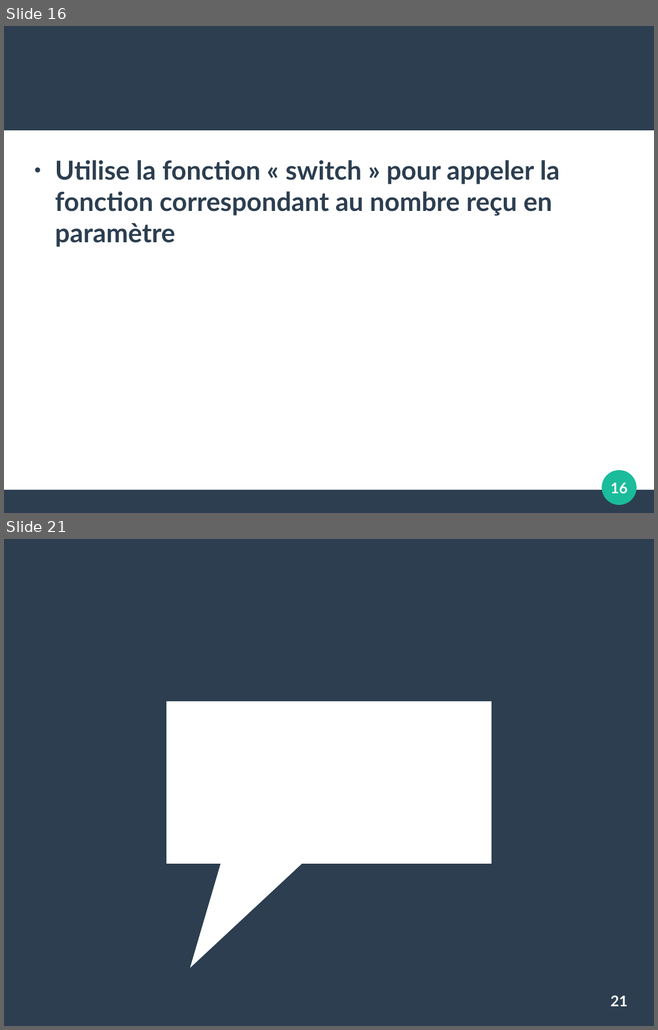
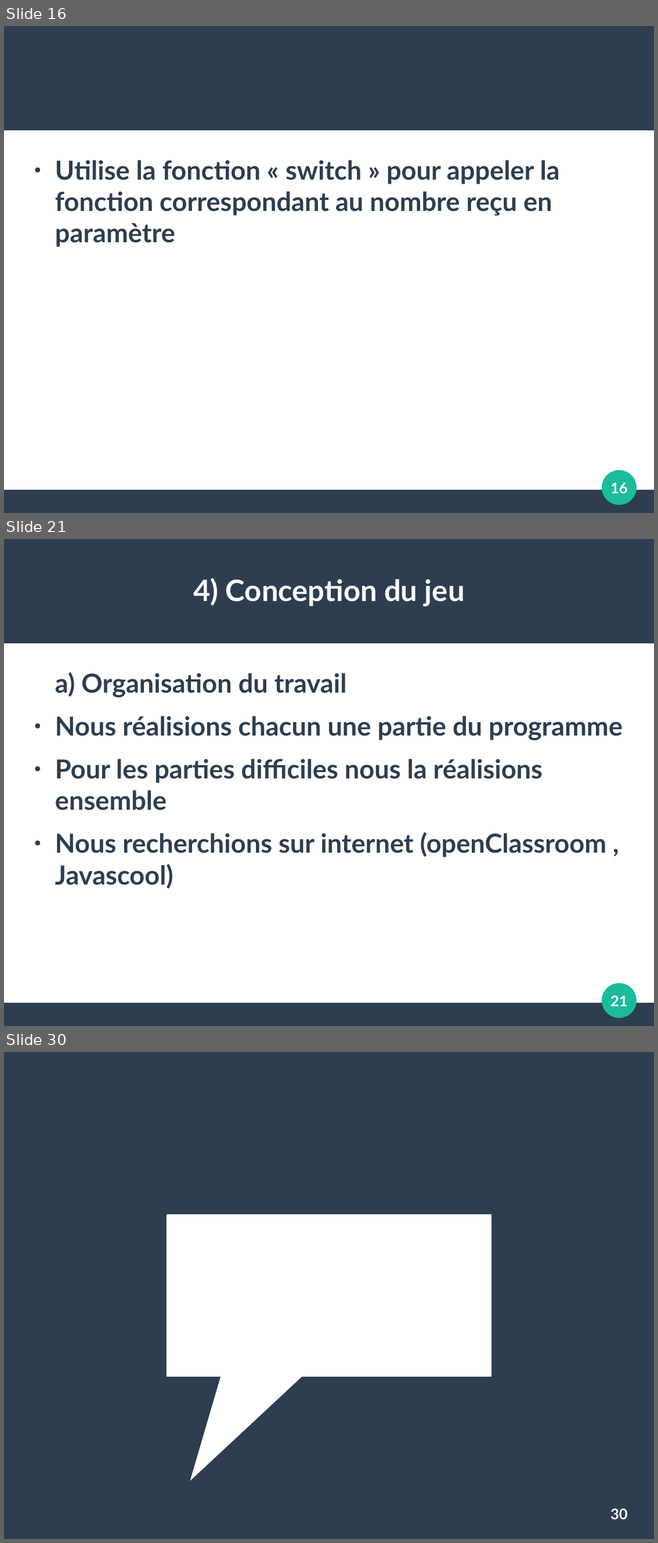
Before and after one commit to chuchodal/bbgeo_remake, a slide deck: projet_disn.odp. Shown one above the other, each under a label of ours: slides 16 and 21 before the commit, slides 16, 21 and 30 after it; the slides between them are not shown. The pictures are 658x1030 and 658x1543 pixels, drawn with LibreOffice and Linux fonts; fonts in the diff are those of the drawing. Boxes give left, top, right and bottom in pixels: in the first picture for what was removed or moved away, otherwise in the second. Text is boxed around its words. In the diff, an @@ line names an element or a change of style, - is before the commit and + after.

```diff
--- a/projet_disn.odp
+++ b/projet_disn.odp
@@ slide 21 added at (4, 539, 654, 1026), background #FFFFFF; not listed: 3 template elements that a slide beside it also shows @@
@@ title added at (193, 578, 465, 606), 36 pt, text #FFFFFF, bold @@
+4) Conception du jeu
@@ text added at (55, 672, 622, 889), 32 pt, text #2C3E50, bold @@
+a) Organisation du travail
+● Nous réalisions chacun une partie du programme
+● Pour les parties difficiles nous la réalisions ensemble
+● Nous recherchions sur internet (openClassroom , Javascool)
@@ page number added at (610, 995, 627, 1006), 18 pt, text #FFFFFF, bold @@
+21
@@ what was slide 21 is now slide 30 @@
@@ page number at (610, 1508, 627, 1519): text changed @@
-21
+30
```
Also in this commit, not shown: 3 slides changed, 10 other slides added, 2 slides removed.
